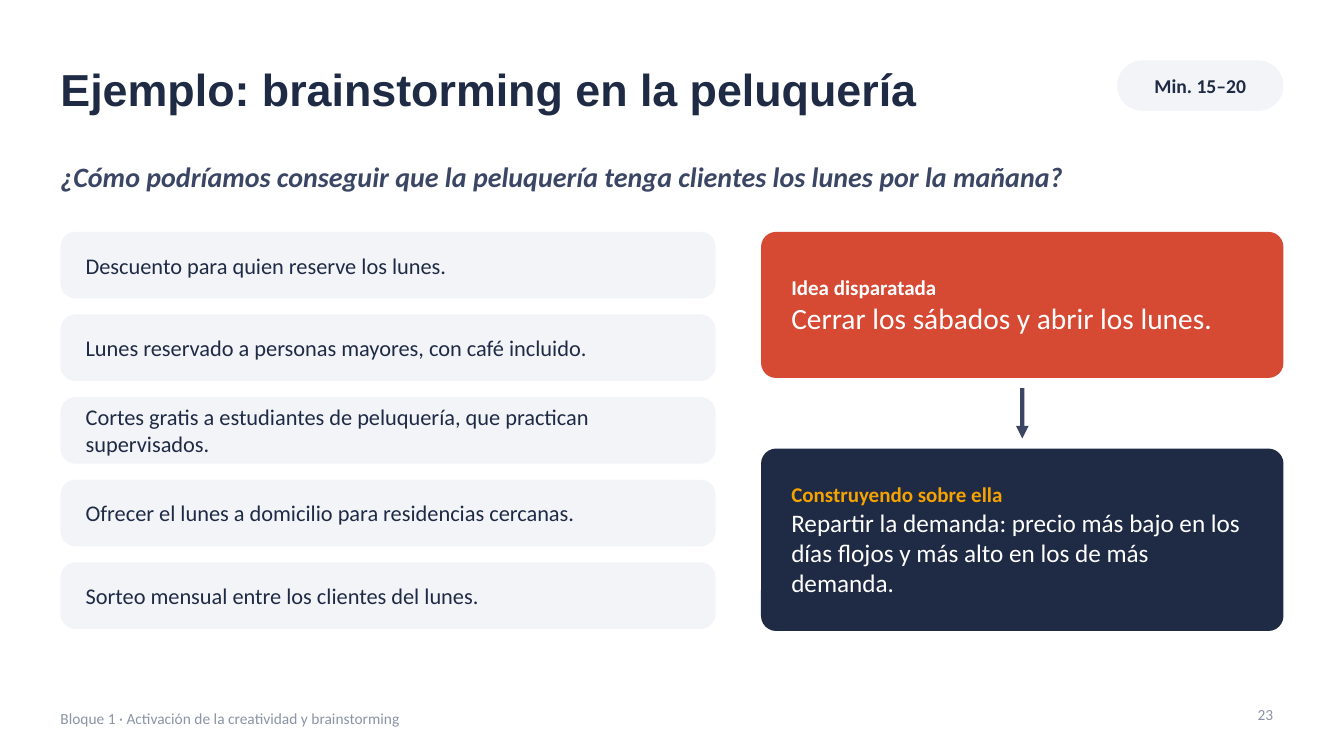
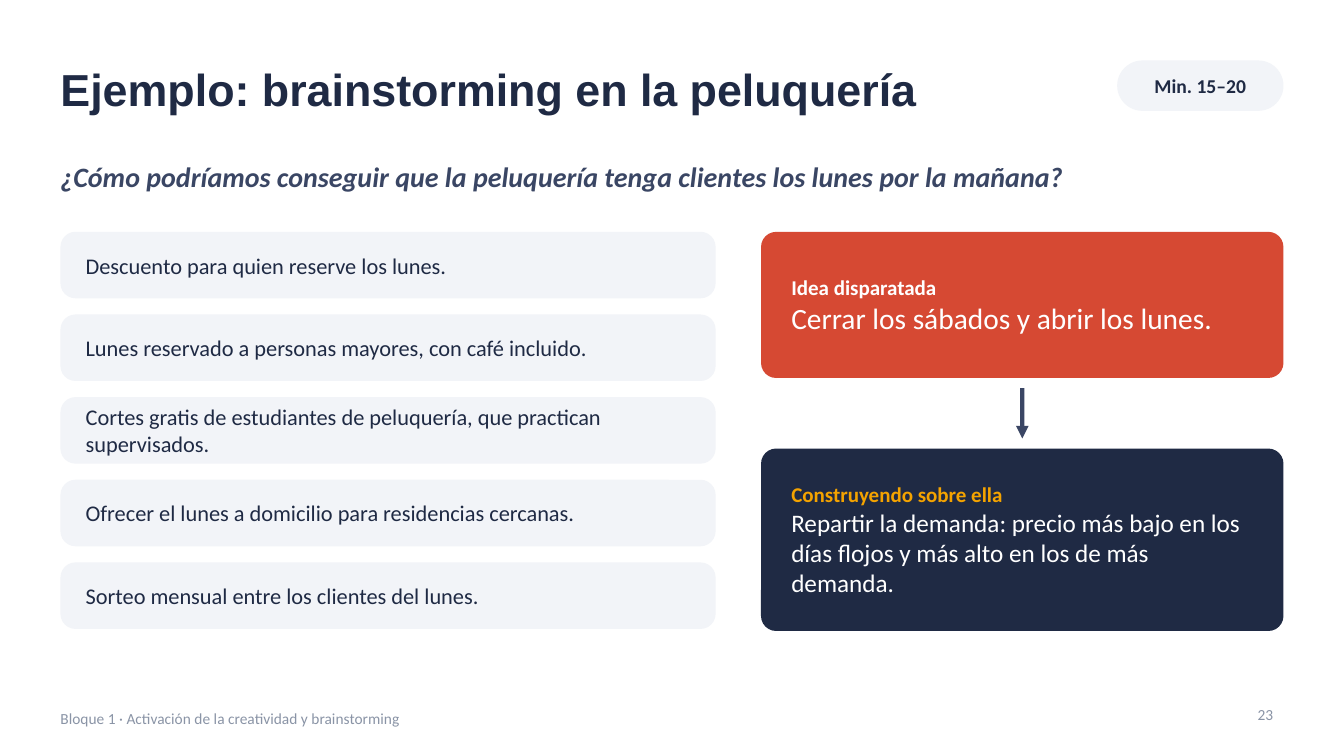
Before and after one commit to jjnieto/creatividad-ofimatica-ia, a slide deck: slide 23 of diapositivas/bloque1.pptx. Drawn at 1344x756 pixels with LibreOffice and Linux fonts; fonts in the diff are those of the drawing. Boxes give left, top, right and bottom in pixels: in the first picture for what was removed or moved away, otherwise in the second. Text is boxed around its words. In the diff, an @@ line names an element or a change of style, - is before the commit and + after.

```diff
--- a/diapositivas/bloque1.pptx
+++ b/diapositivas/bloque1.pptx
@@ text at (86,409,600,456): text changed @@
-Cortes gratis a estudiantes de peluquería, que practican supervisados.
+Cortes gratis de estudiantes de peluquería, que practican supervisados.
```
Also in this commit, not shown: 2 other slides changed, 1 other file.
